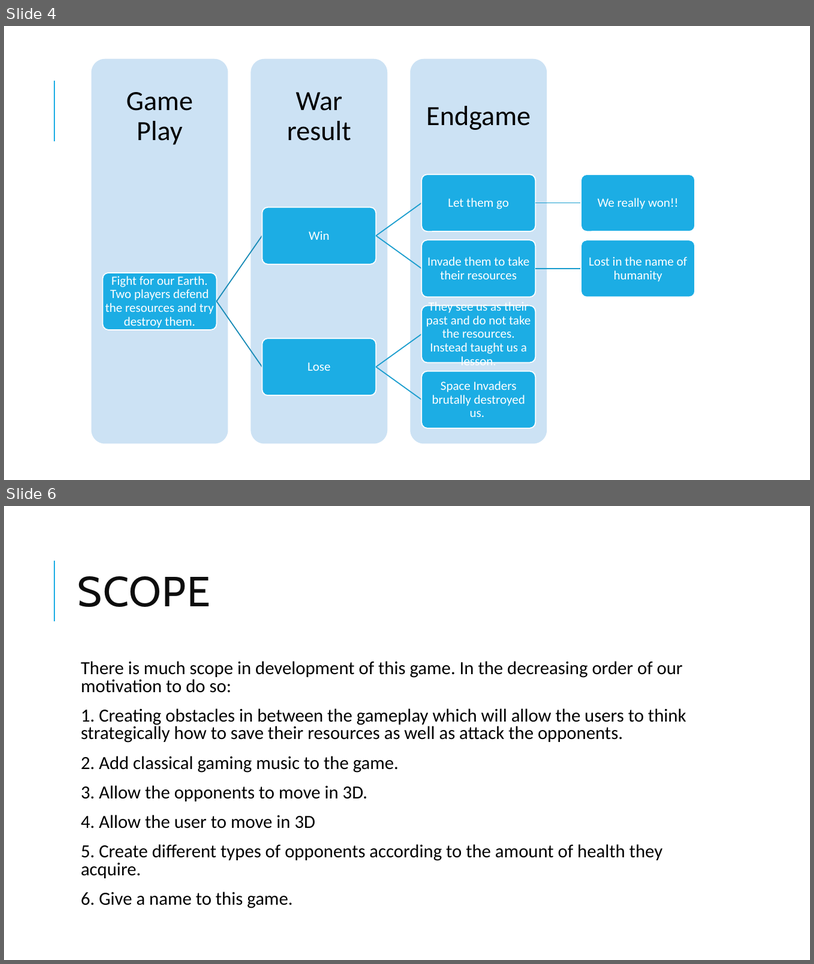
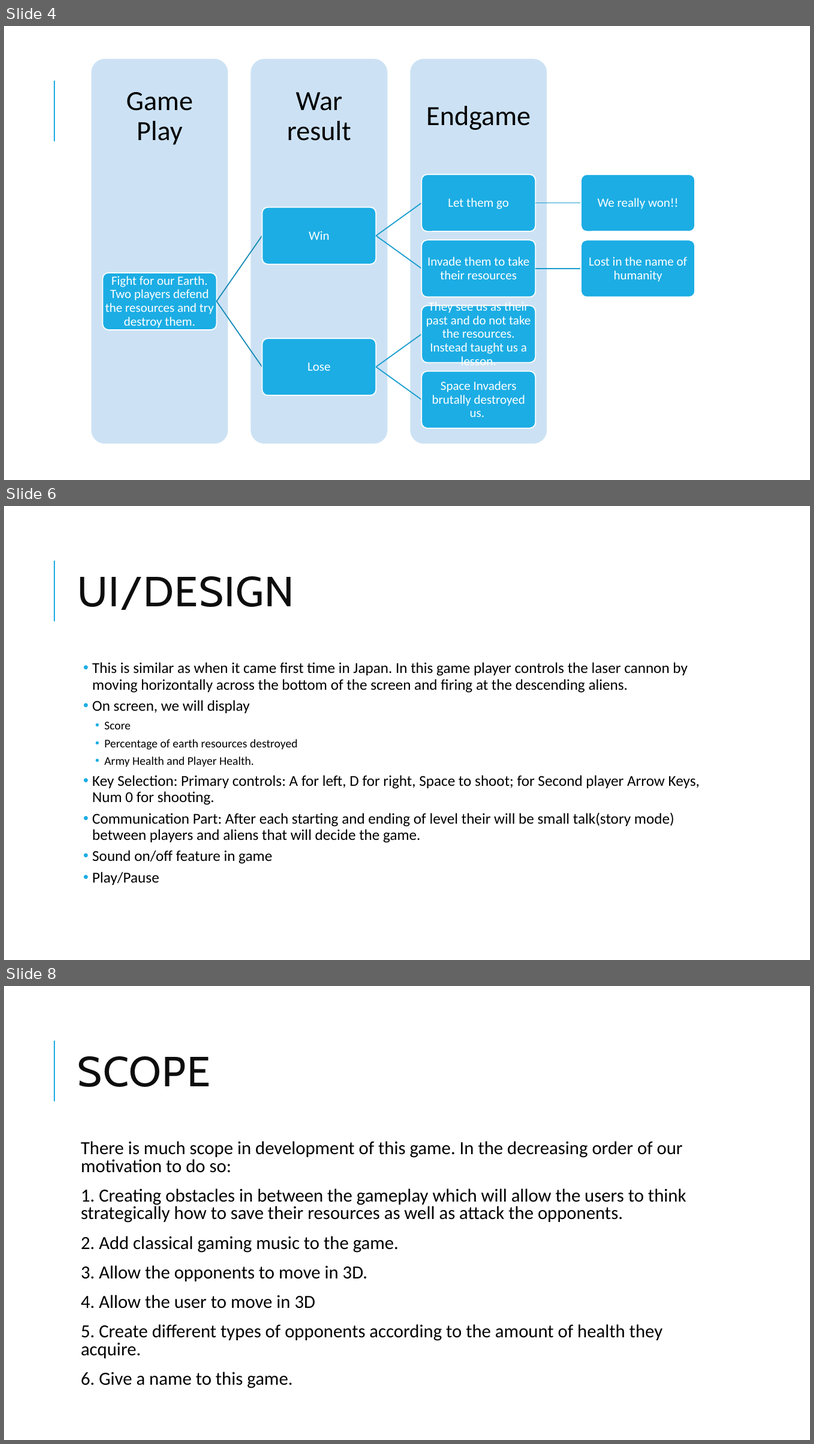
Before and after one commit to karan469/Software-Design-Practices-COP290, a slide deck: GameDesign/Game Design – Design Practices.pptx. Shown one above the other, each under a label of ours: slides 4 and 6 before the commit, slides 4, 6 and 8 after it; the slides between them are not shown. The pictures are 814x964 and 814x1444 pixels, drawn with LibreOffice and Linux fonts; fonts in the diff are those of the drawing. Boxes give left, top, right and bottom in pixels: in the first picture for what was removed or moved away, otherwise in the second. Text is boxed around its words. In the diff, an @@ line names an element or a change of style, - is before the commit and + after.

```diff
--- a/GameDesign/Game Design – Design Practices.pptx
+++ b/GameDesign/Game Design – Design Practices.pptx
@@ slide 6 added at (x1=4, y1=506, x2=810, y2=960), background #FFFFFF; not listed: 1 template element that a slide beside it also shows @@
@@ title added at (x1=78, y1=576, x2=294, y2=610), 50 pt, text #0D0D0D @@
+UI/DESIGN
@@ text added at (x1=92, y1=662, x2=700, y2=885), 18 pt, text #000000 @@
+  • This is similar as when it came first time in Japan. In this game player controls the laser cannon by moving horizontally across the bottom of the screen and firing at the descending aliens.
+  • On screen, we will display
+    • Score
+    • Percentage of earth resources destroyed
+    • Army Health and Player Health.
+  • Key Selection: Primary controls: A for left, D for right, Space to shoot; for Second player Arrow Keys, Num 0 for shooting.
+  • Communication Part: After each starting and ending of level their will be small talk(story mode) between players and aliens that will decide the game.
+  • Sound on/off feature in game
+  • Play/Pause
@@ what was slide 6 is now slide 8 @@
```
Also in this commit, not shown: 1 slide changed, 1 other slide added.
